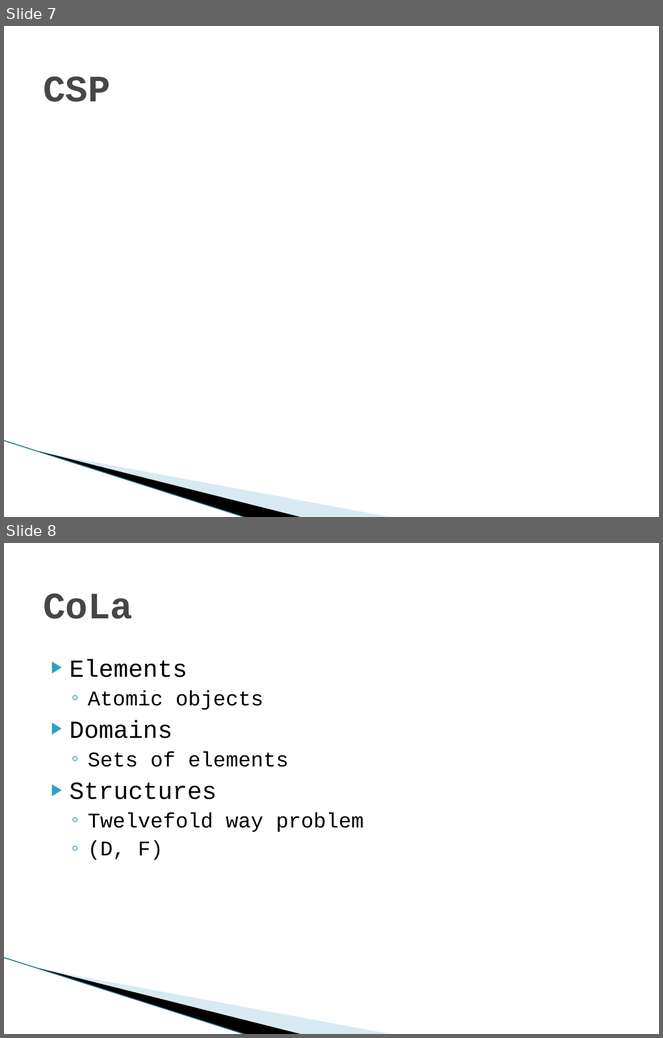
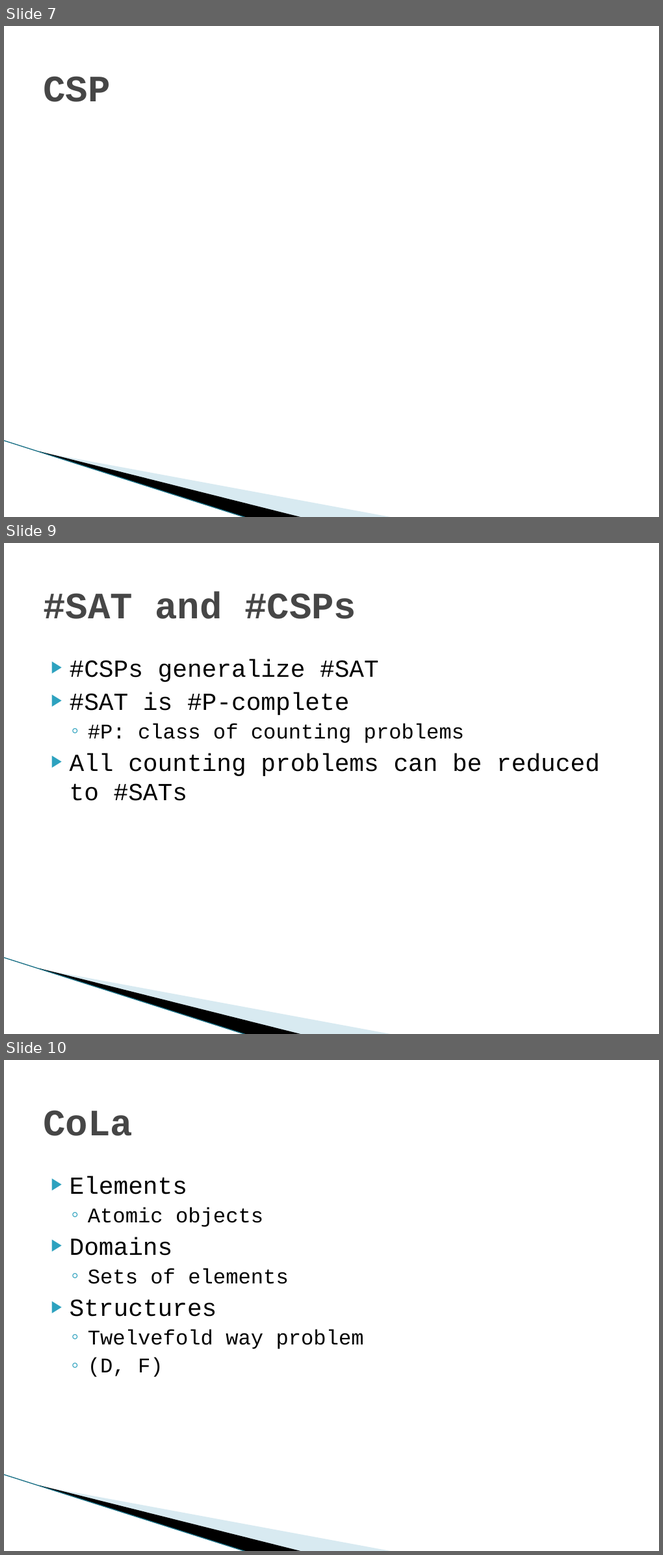
Before and after one commit to Mickaly13X/wv_project, a slide deck: Presentation.pptx. Shown one above the other, each under a label of ours: slides 7 and 8 before the commit, slides 7, 9 and 10 after it; the slides between them are not shown. The pictures are 663x1038 and 663x1555 pixels, drawn with LibreOffice and Linux fonts; fonts in the diff are those of the drawing; grey boxes stand for pictures; background and template pictures are left out. Boxes give left, top, right and bottom in pixels: in the first picture for what was removed or moved away, otherwise in the second. Text is boxed around its words. In the diff, an @@ line names an element or a change of style, - is before the commit and + after.

```diff
--- a/Presentation.pptx
+++ b/Presentation.pptx
@@ slide 9 added at box(4, 543, 659, 1034), background #FFFFFF; not listed: 3 template elements that a slide beside it also shows @@
@@ title added at box(43, 591, 356, 619), 41 pt, text #464646, bold @@
+#SAT and #CSPs
@@ text added at box(70, 659, 600, 801), 27 pt, text #000000 @@
+▶ #CSPs generalize #SAT
+▶ #SAT is #P-complete
+  ◦ #P: class of counting problems
+▶ All counting problems can be reduced to #SATs
@@ what was slide 8 is now slide 10 @@
```
Also in this commit, not shown: 1 slide changed, 5 other slides added, 2 other files.
